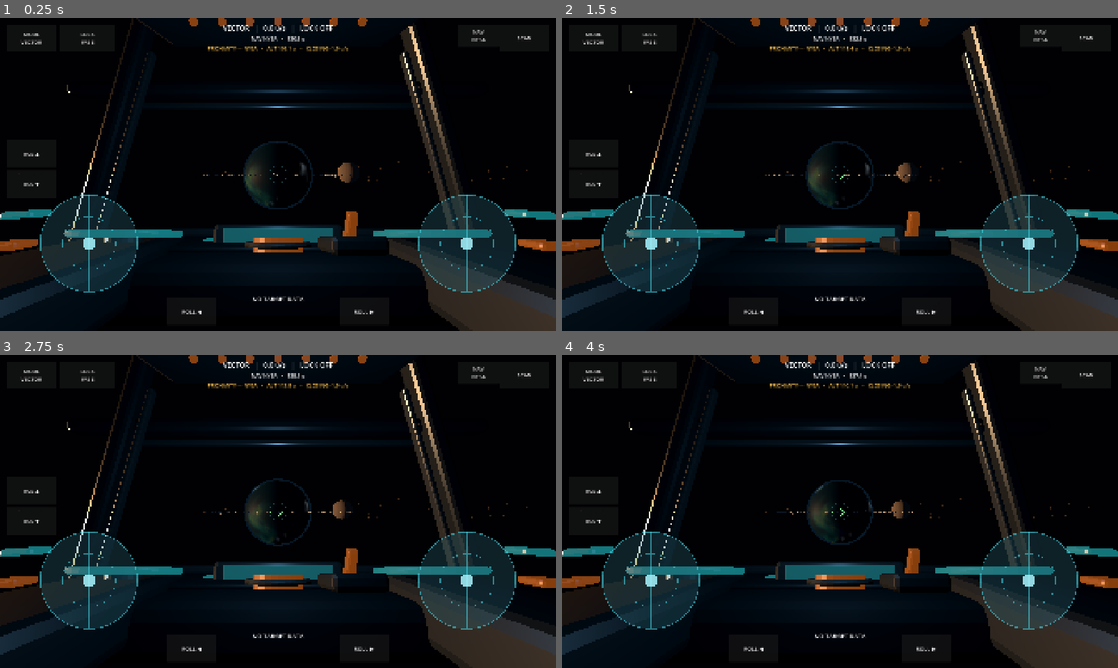
Above: before the commit, frames 1-4 (two rows, left to right).
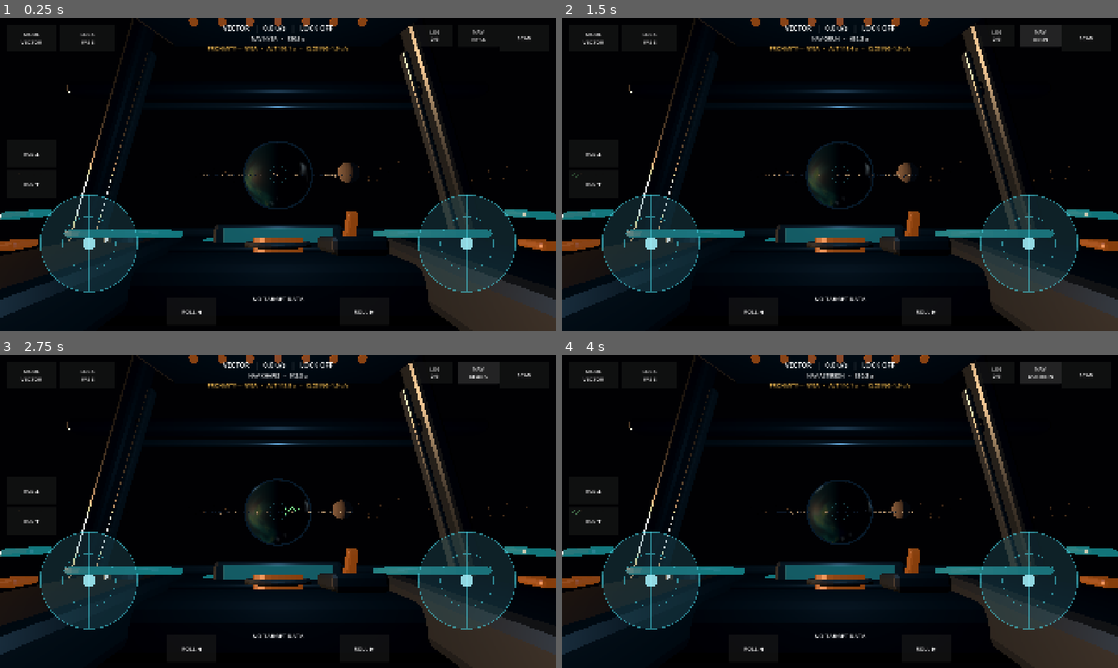
Above: after the commit, the same moments.

Repository: narmanb/science-playground
Game: Godot game, scene res://scenes/main.tscn
The game is run twice, just before and just after one commit, with the same random seed, the same clock (stepped at 60 frames per second) and the same inputs.
Inputs:
- Up to frame 1 (0.25 s): no input
- Up to frame 2 (1.5 s): click "NAV NYSA" at 0.5 s; click "NAV NYSA" (after the commit: "NAV VEYR") at 1.25 s
- Up to frame 3 (2.75 s): click "NAV NYSA" (after the commit: "NAV ORUN") at 2 s
- Up to frame 4 (4 s): click "NAV NYSA" (after the commit: "NAV KHARIS") at 2.75 s; click "NAV NYSA" (after the commit: "NAV THALE") at 3.5 s

The runs differ from the first frame. In frame 1, less than 0.1% of the frame differs, in the area x 74-79%, y 3-10%; in frame 2, 0.2%; in frame 3, 0.2%; in frame 4, 0.3%, in the area x 1-89%, y 3-52%.
Error before the commit: Parse Error: Cannot infer the type of "tier_name" variable because the value doesn't have a set type. (res://scripts/science_log_hud.gd:125)

Commit message:
Fix catalog tier type inference

Diff:
--- a/scripts/science_log_hud.gd
+++ b/scripts/science_log_hud.gd
@@ -122,7 +122,7 @@
 		elif max_tier <= 0:
 			lines.append("%s   —   SURVEY COMPLETE" % body_name)
 		else:
-			var tier_name := TIER_NAMES[clampi(achieved, 0, TIER_NAMES.size() - 1)]
+			var tier_name: String = String(TIER_NAMES[clampi(achieved, 0, TIER_NAMES.size() - 1)])
 			lines.append("%s   —   %s   (%d/%d)" % [body_name, tier_name, achieved + 1, max_tier + 1])
 
 	lines.append("")
